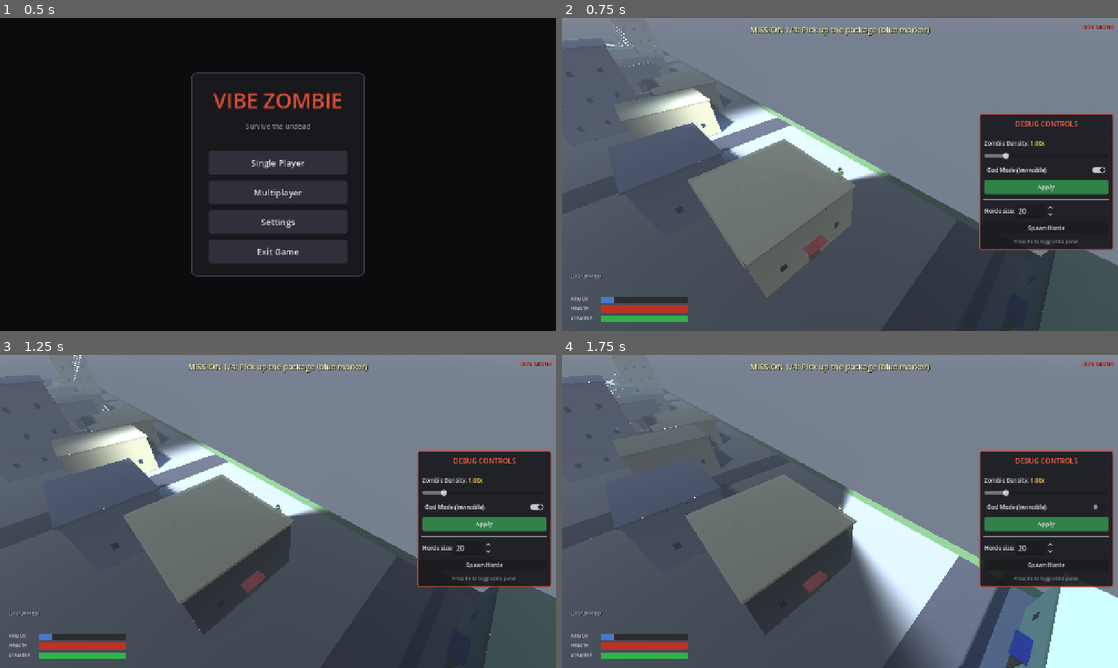
Above: before the commit, frames 1-4 (two rows, left to right).
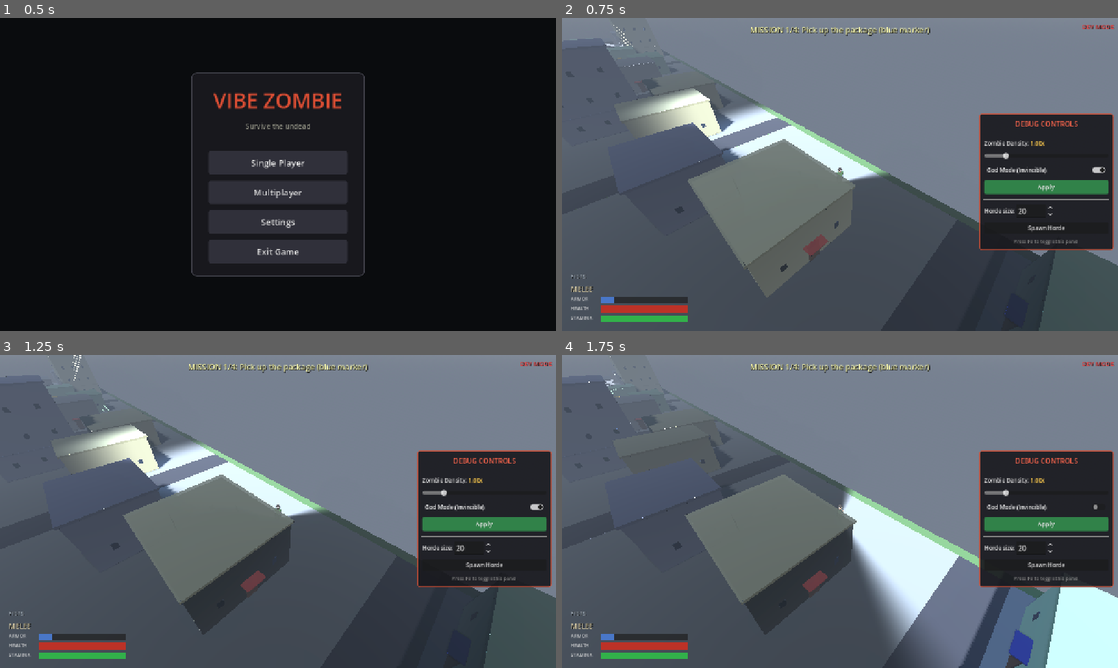
Above: after the commit, the same moments.

Repository: shaoqian2001/vibe-zombie
Game: Godot game, scene res://scenes/TitleMenu.tscn
Same seed, same stepped clock (60 frames per second), same inputs: the game is played once before the commit and once after it.
Inputs:
- Up to frame 1 (0.5 s): no input
- Up to frame 2 (0.75 s): click "Single Player" at 0.5 s
- Up to frame 3 (1.25 s): no input
- Up to frame 4 (1.75 s): click "God Mode (Invincible)" at 1.25 s

Frame 1 is identical in both runs. In frame 2, 0.1% of the frame differs, in the area x 1-51%, y 50-88%; in frame 3, 0.1%; in frame 4, 0.1%.

Commit message:
Add bare-hand melee and a combat-ready unarmed stance
- Unarmed left-click now throws a punch instead of doing nothing. Punches
  land a short forward-cone hit (new 'fists' stats: 8 dmg, 1.7 range, 70
  sweep, fast 2.5/s) and alternate the leading fist each strike so the
  player boxes with both arms.
- Refactored the bat's hit resolution into a shared _melee_strike(stats,
  draw_arc) helper; the bat draws its swing arc, fists don't.
- Punch animation: the leading arm drives forward from the guard (shoulder
  rotates the upper arm out, elbow snaps from bent to straight) then
  recovers, while the other arm stays up in guard.
- Unarmed rest pose is now a boxer's guard — shoulders slightly forward,
  elbows bent, fists up in front of the chest — so the character reads as
  combat-ready instead of arms dangling.
- HUD shows FISTS (with the melee dash) when unarmed.
- 'fists' is looked up directly and is not in the pickup-spawn list, so it
  never appears as a world pickup.

Diff:
--- a/scripts/player.gd
+++ b/scripts/player.gd
@@ -149,6 +149,15 @@
 # Default duration when no weapon-specific kick is configured.
 const SHOOT_ANIM_DURATION := 0.22
 
+# Bare-hand brawling (only when no weapon is equipped). _punch_timer gates
+# the strike rate; _punch_anim_timer drives the throw-and-recover animation;
+# _punch_is_right alternates which fist leads so the player throws with both
+# arms. Tuned so a held/spammed attack reads as a boxing combo.
+var _punch_timer: float = 0.0
+var _punch_anim_timer: float = 0.0
+var _punch_is_right: bool = false
+const PUNCH_DURATION := 0.26
+
 # Skeleton geometry constants — referenced by both rig construction and
 # the IK solver. Heights are in player local space (floor at y=0). Lengths
 # add up so the foot's lower face lands exactly at y=0 when the leg is
@@ -210,11 +219,13 @@
 ## unfolding the arm.
 const WEAPON_POSES := {
 	"unarmed": {
-		# Arms hang at the side with a small forward bend at the elbow so
-		# the hands sit naturally just in front of the hips (the classic
-		# relaxed standing pose). Negative bend = forearm folds forward.
-		"left":  { "shoulder_pitch": -8.0, "shoulder_yaw": 0.0, "elbow_bend": -10.0, "mode": "free" },
-		"right": { "shoulder_pitch": -8.0, "shoulder_yaw": 0.0, "elbow_bend": -10.0, "mode": "free" },
+		# Combat-ready guard: shoulders slightly forward and the elbows bent
+		# so the forearms come up and the fists sit in front of the chest —
+		# a boxer's "hands up" stance rather than arms dangling at the side.
+		# Bare-hand punches throw from here (see the punch animation), and a
+		# small inward yaw brings the fists toward the centreline.
+		"left":  { "shoulder_pitch": -16.0, "shoulder_yaw":  10.0, "elbow_bend": -58.0, "mode": "free" },
+		"right": { "shoulder_pitch": -16.0, "shoulder_yaw": -10.0, "elbow_bend": -58.0, "mode": "free" },
 		"kick_pitch": 0.0, "kick_elbow": 0.0, "kick_duration": 0.0,
 	},
 	"pistol": {
@@ -847,7 +858,10 @@
 	elif event.is_action_pressed("weapon_5"):
 		_switch_weapon(4)
 	elif event.is_action_pressed("shoot"):
-		_try_shoot()
+		if _armed:
+			_try_shoot()
+		else:
+			_try_punch()
 	elif event.is_action_pressed("reload"):
 		_try_reload()
 
@@ -1447,6 +1461,17 @@
 	_shoot_timer = WeaponData.shoot_cooldown(_current_weapon)
 	_fire_bullet()
 
+## Bare-hand attack — available only while unarmed. Alternates the leading
+## fist each strike so the player throws with both arms, and lands the hit
+## immediately (the animation is a visual flourish on top).
+func _try_punch() -> void:
+	if _armed or _is_reloading or _punch_timer > 0.0 or is_dead:
+		return
+	_punch_timer = WeaponData.shoot_cooldown("fists")
+	_punch_anim_timer = PUNCH_DURATION
+	_punch_is_right = not _punch_is_right
+	_fire_punch()
+
 func _try_reload() -> void:
 	if not _armed:
 		return
@@ -1640,15 +1665,21 @@
 	tw.tween_callback(light.queue_free)
 
 func _fire_melee() -> void:
+	# Bat swing — full weapon stats, with the golden swing-arc VFX.
+	_melee_strike(_weapon_stats, true)
+
+## Shared melee hit resolution for both the bat and bare fists: damage every
+## enemy inside a forward cone within reach, shoving them along the swing.
+## `draw_arc` toggles the bat's sweep-arc VFX (off for punches).
+func _melee_strike(stats: Dictionary, draw_arc: bool) -> void:
 	var forward := _get_forward()
-	var weapon_range: float = _weapon_stats.get("range", 2.5)
-	var damage: float = _weapon_stats.get("damage", 20.0)
-	var sweep_angle: float = _weapon_stats.get("sweep_angle", 90.0)
+	var weapon_range: float = stats.get("range", 2.5)
+	var damage: float = stats.get("damage", 20.0)
+	var sweep_angle: float = stats.get("sweep_angle", 90.0)
 	var half_sweep := deg_to_rad(sweep_angle * 0.5)
-	var knockback: float = _weapon_stats.get("knockback", 0.0)
+	var knockback: float = stats.get("knockback", 0.0)
 
 	var origin := global_position + Vector3(0, 0.9, 0)
-	var hit_count := 0
 
 	for node in get_tree().get_nodes_in_group("enemy"):
 		if not is_instance_valid(node) or not node is CharacterBody3D:
@@ -1665,15 +1696,20 @@
 
 		var angle_to: float = forward.angle_to(to_enemy.normalized())
 		if angle_to <= half_sweep:
-			# Bat shove is roughly in the swing direction (the player's
-			# forward), with a touch of away-from-player so the zombie
-			# stumbles back rather than into the swing.
+			# Shove roughly in the swing direction (the player's forward) with
+			# a touch of away-from-player so the zombie stumbles back rather
+			# than into the strike.
 			var swing_dir: Vector3 = (forward + to_enemy.normalized() * 0.5).normalized()
 			enemy_body.take_damage(damage, swing_dir * knockback)
-			hit_count += 1
 			_spawn_hit_sparks(enemy_body.global_position + Vector3(0, 0.9, 0))
 
-	_spawn_swing_arc(origin, forward, weapon_range, half_sweep)
+	if draw_arc:
+		_spawn_swing_arc(origin, forward, weapon_range, half_sweep)
+
+## Bare-hand strike — same forward-cone hit as the bat but with the lighter
+## "fists" stats and no weapon arc.
+func _fire_punch() -> void:
+	_melee_strike(WeaponData.get_weapon("fists"), false)
 
 func _spawn_swing_arc(origin: Vector3, forward: Vector3, arc_range: float, half_angle: float) -> void:
 	var arc_mat := StandardMaterial3D.new()
@@ -1991,6 +2027,8 @@
 	# weapon's forend afterward, so the kick naturally propagates through
 	# the moving weapon to the off-hand.
 	_shoot_anim_timer = max(_shoot_anim_timer - delta, 0.0)
+	_punch_timer = max(_punch_timer - delta, 0.0)
+	_punch_anim_timer = max(_punch_anim_timer - delta, 0.0)
 	var kick_env := 0.0
 	if _kick_duration > 0.0 and _shoot_anim_timer > 0.0:
 		var elapsed: float = _kick_duration - _shoot_anim_timer
@@ -2031,6 +2069,35 @@
 				Basis(Vector3.RIGHT, kick_elbow * 0.5), Vector3.ZERO
 			)
 
+	# --- Bare-hand punch: when unarmed and a strike is in flight, drive the
+	# leading fist straight out from the guard — shoulder rotates the upper
+	# arm forward, elbow snaps from its bent rest to nearly straight — then
+	# recovers. Overrides whichever arm is throwing (set above); the other
+	# stays in its combat-ready guard. Fists alternate per strike.
+	if not _armed and _punch_anim_timer > 0.0:
+		var pt: float = clampf(
+			(PUNCH_DURATION - _punch_anim_timer) / PUNCH_DURATION, 0.0, 1.0
+		)
+		# Fast snap out to full extension at ~35%, slower pull back.
+		var punch_env: float = (pt / 0.35) if pt < 0.35 else (1.0 - (pt - 0.35) / 0.65)
+		punch_env = clampf(punch_env, 0.0, 1.0)
+		# Negative pitch drives the upper arm forward; positive elbow delta
+		# unfolds the bent guard toward a straight jab.
+		var punch_pitch: float = punch_env * deg_to_rad(-62.0)
+		var punch_elbow: float = punch_env * deg_to_rad(58.0)
+		var p_sh: Node3D = _right_shoulder if _punch_is_right else _left_shoulder
+		var p_sh_rest: Transform3D = _right_shoulder_rest if _punch_is_right else _left_shoulder_rest
+		var p_el: Node3D = _right_elbow if _punch_is_right else _left_elbow
+		var p_el_rest: Transform3D = _right_elbow_rest if _punch_is_right else _left_elbow_rest
+		if p_sh:
+			p_sh.transform = p_sh_rest * Transform3D(
+				Basis(Vector3.RIGHT, punch_pitch), Vector3.ZERO
+			)
+		if p_el:
+			p_el.transform = p_el_rest * Transform3D(
+				Basis(Vector3.RIGHT, punch_elbow), Vector3.ZERO
+			)
+
 ## Resolve the right arm so the hand reaches the equipped weapon's
 ## off-hand anchor (typically the forend). Runs each frame for two-handed
 ## weapons; the left arm has already been animated, so reading the
@@ -2141,8 +2208,10 @@
 			var display_name := _current_weapon.replace("_", " ").to_upper()
 			hud.set_weapon_name(display_name)
 		else:
-			hud.set_ammo(0, 0)
-			hud.set_weapon_name("UNARMED")
+			# Bare hands are a real attack now, so label them as a weapon and
+			# show the melee dash for ammo (same as the bat).
+			hud.set_ammo(-1, -1)
+			hud.set_weapon_name("FISTS")
 		hud.set_reloading(_is_reloading and _armed)
 
 # ------------------------------------------------------------------
--- a/scripts/weapon_data.gd
+++ b/scripts/weapon_data.gd
@@ -18,6 +18,21 @@
 ##    support hand grips (forend for long guns, slide for the pistol-isoceles
 ##    stance, etc.). Always +Z forward, so this is roughly the barrel midpoint.
 const WEAPONS := {
+	"fists": {
+		# Bare-hand brawling — the default when no weapon is equipped. Short
+		# reach, light damage, but fast so a flurry of alternating jabs adds
+		# up. Not a pickup; looked up directly by the unarmed punch code.
+		"damage": 8.0,
+		"range": 1.7,
+		"magazine_size": -1,
+		"fire_rate": 2.5,
+		"reload_time": 0.0,
+		"hit_mode": "melee",
+		"sweep_angle": 70.0,
+		"knockback": 1.0,
+		"recoil": 0.0,
+		"two_handed": false,
+	},
 	"pistol": {
 		"damage": 10.0,
 		"range": 40.0,
